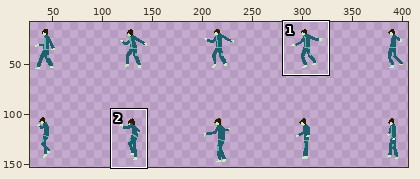
Sprite sheet: Assets/Textures/Sprites/enemy1_walk.png. Above, an overview of the earlier version with the close-up marked.
Close-up. First the earlier version:
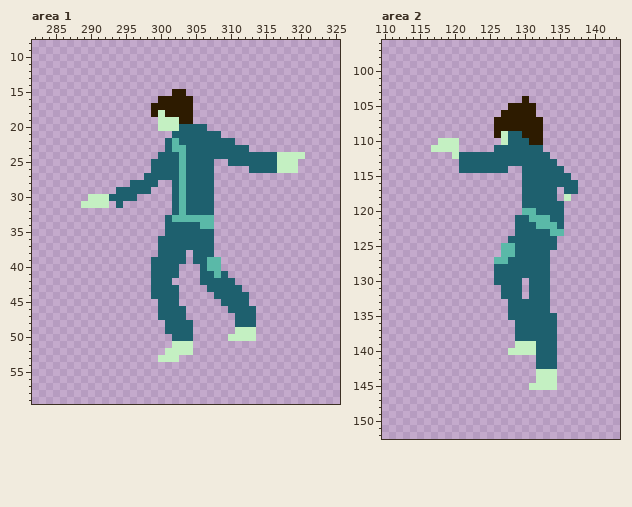
The file is 435x178 pixels. Shown: area 1: x 282..325, y 8..59; area 2: x 110..143, y 96..152. The wide view leaves out empty margins. The commit also changed other parts of the picture, which this record leaves out.
After:
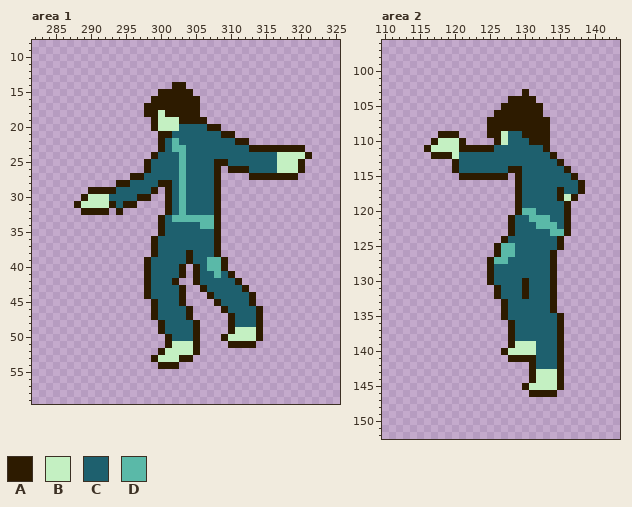
Palette (. is transparent): A #2d1b00  B #c4f0c2  C #1e606e  D #5ab9a8
The edit:
--- area 1
@@ x 282..325 @@
 13 ............................................
-14 ............................................
-15 ....................AA......................
-16 ..................AAAAA.....................
-17 .................AAAAAA.....................
-18 .................ABAAAA.....................
-19 ..................BBBAA.....................
-20 ..................BBBCCCC...................
-21 ....................CCCCCCC.................
-22 ...................CDCCCCCCCC...............
-23 ...................CDDCCCCCCCCC.............
-24 ..................CCCDCCCCCCCCCCCCCBBBB.....
-25 .................CCCCDCCCC..CCCCCCCBBB......
-26 .................CCCCDCCCC.....CCCCBBB......
-27 ................CCCCCDCCCC..................
-28 ..............CCCC..CDCCCC..................
-29 ............CCCCC...CDCCCC..................
-30 ........BBBCCCC.....CDCCCC..................
-31 .......BBBB.C.......CDCCCC..................
-32 ....................CDCCCC..................
-33 ...................CDDDDDD..................
-34 ...................CCCCCDD..................
-35 ...................CCCCCCC..................
-36 ..................CCCCCCCC..................
-37 ..................CCCCCCCC..................
-38 ..................CCCC.CCC..................
-39 .................CCCCC.CCDD.................
-40 .................CCCC...CDD.................
-41 .................CCCC...CCDC................
-42 .................CCC....CCCCC...............
-43 .................CCCC....CCCCC..............
-44 .................CCCC.....CCCCC.............
-45 ..................CCC......CCCC.............
-46 ..................CCCC......CCCC............
-47 ..................CCCC.......CCC............
-48 ...................CCCC......CCC............
-49 ...................CCCC......BBB............
-50 ....................CCC.....BBBB............
-51 ....................BBB.....................
-52 ...................BBBB.....................
-53 ..................BBB.......................
-54 ............................................
+14 ....................AA......................
+15 ..................AAAAA.....................
+16 .................AAAAAAA....................
+17 ................AAAAAAAA....................
+18 ................AABAAAAA....................
+19 .................ABBBAAAA...................
+20 .................ABBBCCCCAA.................
+21 ..................AACCCCCCCAA...............
+22 ..................ACDCCCCCCCCAA.............
+23 ..................ACDDCCCCCCCCCAAAAAAAA.....
+24 .................ACCCDCCCCCCCCCCCCCBBBBA....
+25 ................ACCCCDCCCCAACCCCCCCBBBA.....
+26 ................ACCCCDCCCCA.AAACCCCBBBA.....
+27 ..............AACCCCCDCCCCA....AAAAAAA......
+28 ............AACCCCAACDCCCCA.................
+29 ........AAAACCCCCA.ACDCCCCA.................
+30 .......ABBBCCCCAA..ACDCCCCA.................
+31 ......ABBBBACAA....ACDCCCCA.................
+32 .......AAAA.A......ACDCCCCA.................
+33 ..................ACDDDDDDA.................
+34 ..................ACCCCCDDA.................
+35 ..................ACCCCCCCA.................
+36 .................ACCCCCCCCA.................
+37 .................ACCCCCCCCA.................
+38 .................ACCCCACCCA.................
+39 ................ACCCCCACCDDA................
+40 ................ACCCCA.ACDDA................
+41 ................ACCCCA.ACCDCA...............
+42 ................ACCCA..ACCCCCA..............
+43 ................ACCCCA..ACCCCCA.............
+44 ................ACCCCA...ACCCCCA............
+45 .................ACCCA....ACCCCA............
+46 .................ACCCCA....ACCCCA...........
+47 .................ACCCCA.....ACCCA...........
+48 ..................ACCCCA....ACCCA...........
+49 ..................ACCCCA....ABBBA...........
+50 ...................ACCCA...ABBBBA...........
+51 ...................ABBBA....AAAA............
+52 ..................ABBBBA....................
+53 .................ABBBAA.....................
+54 ..................AAA.......................
 55 ............................................
--- area 2
@@ x 110..143 @@
 102 ..................................
-103 ..................................
-104 ....................A.............
-105 ..................AAAA............
-106 .................AAAAA............
-107 ................AAAAAAA...........
-108 ................AAAAAAA...........
-109 ................ABCCAAA...........
-110 ........BBB......BCCCAA...........
-111 .......BBBB.....CCCCCCC...........
-112 ..........BCCCCCCCCCCCCC..........
-113 ...........CCCCCCCCCCCCCC.........
-114 ...........CCCCCCC..CCCCCC........
-115 ....................CCCCCCC.......
-116 ....................CCCCCCCC......
-117 ....................CCCCC.CC......
-118 ....................CCCCC.B.......
-119 ....................CCCCCC........
-120 ....................DDCCCC........
-121 ...................CCDDDCC........
-122 ...................CCCDDDC........
-123 ...................CCCCCDD........
-124 ..................CCCCCCC.........
-125 .................DDCCCCCC.........
-126 .................DDCCCCC..........
-127 ................DDCCCCCC..........
-128 ................CCCCCCCC..........
-129 ................CCCCCCCC..........
-130 ................CCCC.CCC..........
-131 .................CCC.CCC..........
-132 .................CCC.CCC..........
-133 ..................CCCCCC..........
-134 ..................CCCCCC..........
-135 ..................CCCCCCC.........
-136 ...................CCCCCC.........
-137 ...................CCCCCC.........
-138 ...................CCCCCC.........
-139 ...................BBBCCC.........
-140 ..................BBBBCCC.........
-141 ......................CCC.........
-142 ......................CCC.........
-143 ......................BBB.........
-144 ......................BBB.........
-145 .....................BBBB.........
-146 ..................................
+103 ....................A.............
+104 ..................AAAA............
+105 .................AAAAAA...........
+106 ................AAAAAAA...........
+107 ...............AAAAAAAAA..........
+108 ...............AAAAAAAAA..........
+109 ........AAA....AABCCAAAA..........
+110 .......ABBBA....ABCCCAAA..........
+111 ......ABBBBAAAAACCCCCCCA..........
+112 .......AAABCCCCCCCCCCCCCA.........
+113 ..........ACCCCCCCCCCCCCCA........
+114 ..........ACCCCCCCAACCCCCCA.......
+115 ...........AAAAAAA.ACCCCCCCA......
+116 ...................ACCCCCCCCA.....
+117 ...................ACCCCCACCA.....
+118 ...................ACCCCCABA......
+119 ...................ACCCCCCA.......
+120 ...................ADDCCCCA.......
+121 ..................ACCDDDCCA.......
+122 ..................ACCCDDDCA.......
+123 ..................ACCCCCDDA.......
+124 .................ACCCCCCCA........
+125 ................ADDCCCCCCA........
+126 ................ADDCCCCCA.........
+127 ...............ADDCCCCCCA.........
+128 ...............ACCCCCCCCA.........
+129 ...............ACCCCCCCCA.........
+130 ...............ACCCCACCCA.........
+131 ................ACCCACCCA.........
+132 ................ACCCACCCA.........
+133 .................ACCCCCCA.........
+134 .................ACCCCCCA.........
+135 .................ACCCCCCCA........
+136 ..................ACCCCCCA........
+137 ..................ACCCCCCA........
+138 ..................ACCCCCCA........
+139 ..................ABBBCCCA........
+140 .................ABBBBCCCA........
+141 ..................AAAACCCA........
+142 .....................ACCCA........
+143 .....................ABBBA........
+144 .....................ABBBA........
+145 ....................ABBBBA........
+146 .....................AAAA.........
 147 ..................................
Changed places in both close-ups, as pixel boxes (x1, y1, x2, y2):
added: (74, 82, 312, 369)
added: (424, 89, 585, 397)
